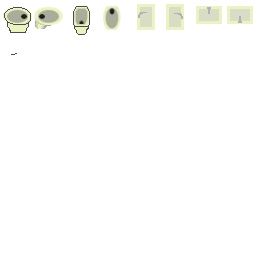
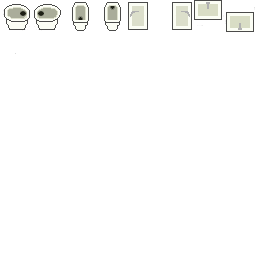
Two versions of the same layered image (256 x 256). Layer-by-layer changes:
painted on "collision" over [3, 0, 255, 55]
